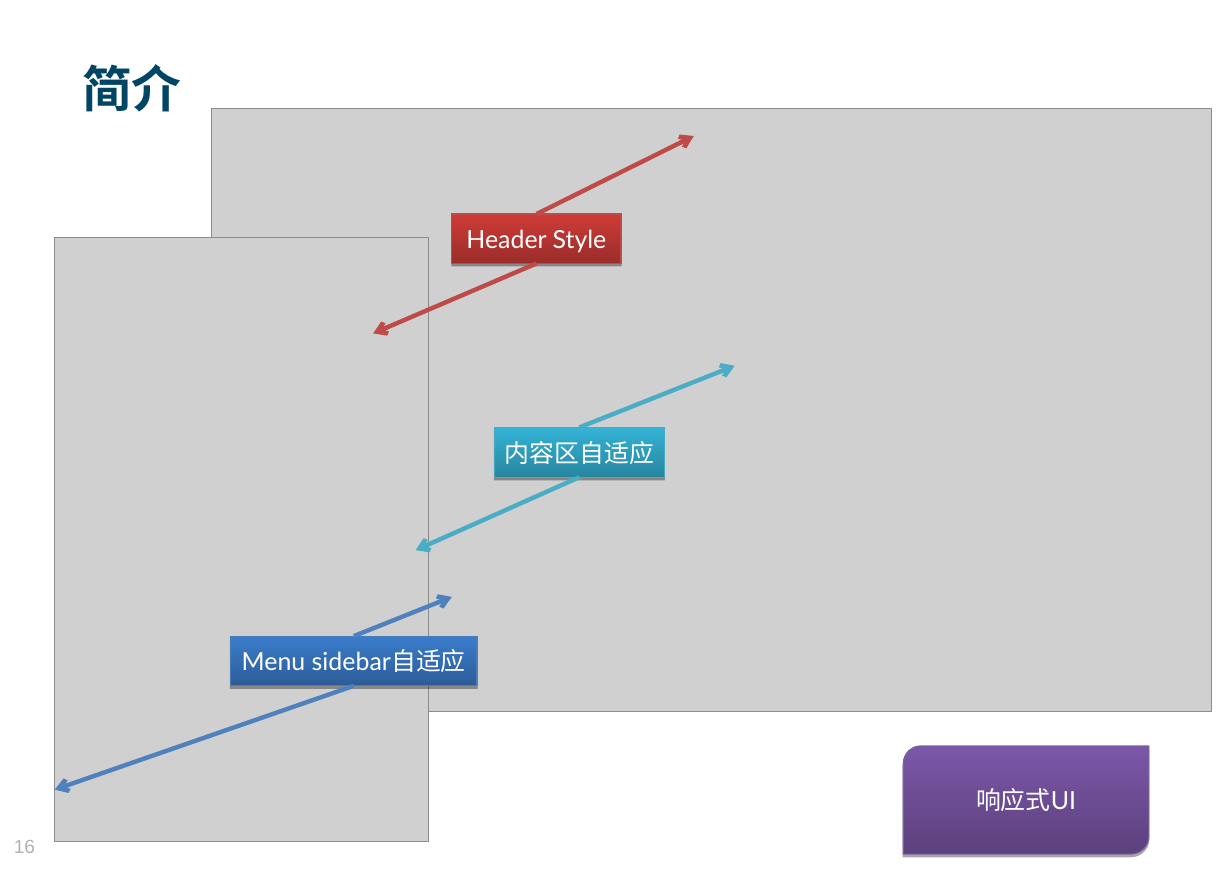
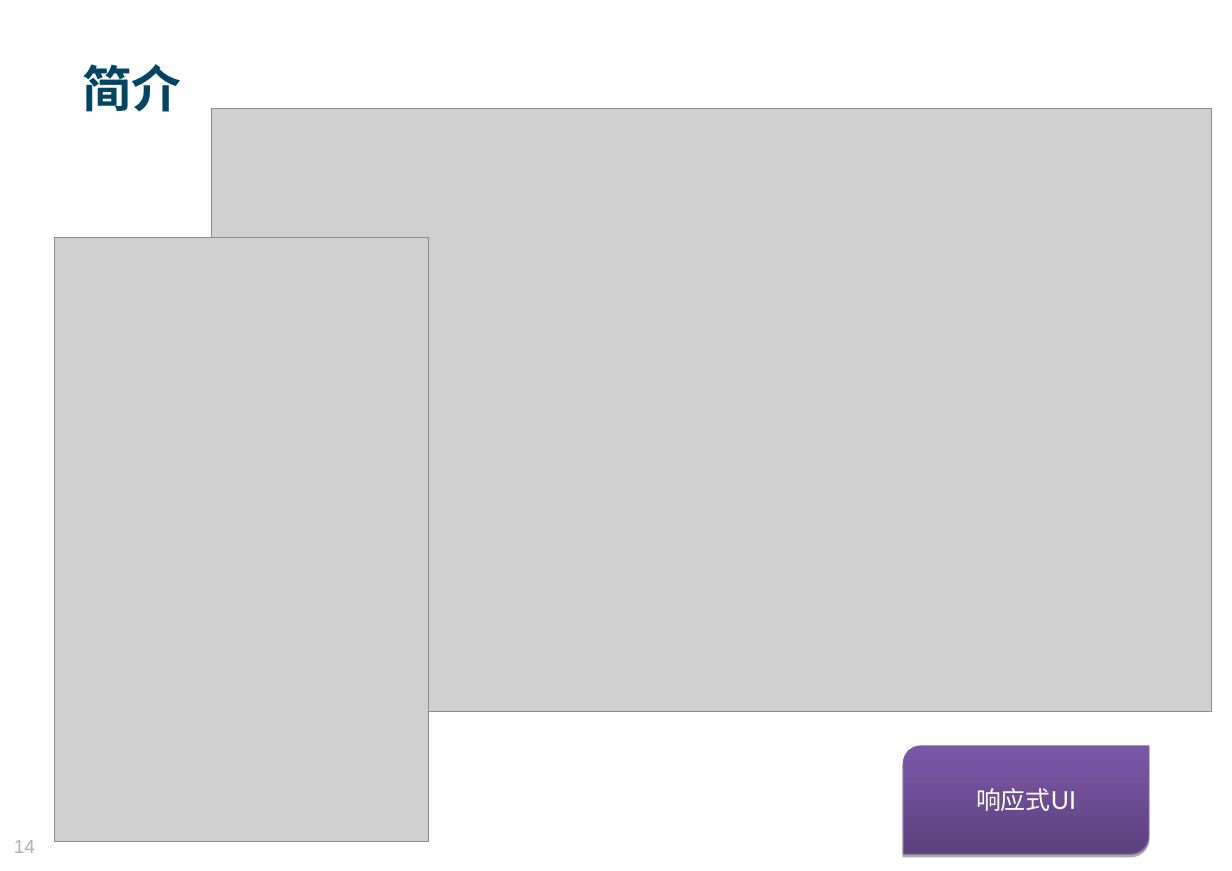
Before and after one commit to MosesZhu/Cube, a slide deck: slide 14 of Document/New Webframework Introduction.ppt (slide 16 before the commit). Drawn at 1232x871 pixels with LibreOffice and Linux fonts; fonts in the diff are those of the drawing; grey boxes stand for pictures; background and template pictures are left out. Boxes give left, top, right and bottom in pixels: in the first picture for what was removed or moved away, otherwise in the second. Text is boxed around its words. In the diff, an @@ line names an element or a change of style, - is before the commit and + after.

```diff
--- a/Document/New Webframework Introduction.ppt
+++ b/Document/New Webframework Introduction.ppt
@@ arrow removed from (536, 214) to (693, 136) @@
@@ rectangle removed at <box>452,214,622,263</box> @@
-Header Style
@@ arrow removed from (536, 263) to (373, 333) @@
@@ arrow removed from (580, 428) to (735, 366) @@
@@ rectangle removed at <box>494,428,664,477</box> @@
-内容区自适应
@@ arrow removed from (580, 477) to (415, 550) @@
@@ arrow removed from (354, 637) to (452, 598) @@
@@ rectangle removed at <box>231,637,477,686</box> @@
-Menu sidebar自适应
@@ arrow removed from (354, 686) to (55, 790) @@
@@ page number at <box>14,840,35,853</box>: text changed @@
-16
+14
```
Also in this commit, not shown: 10 other slides changed, 2 slides added, 4 slides removed, 12 other files.
